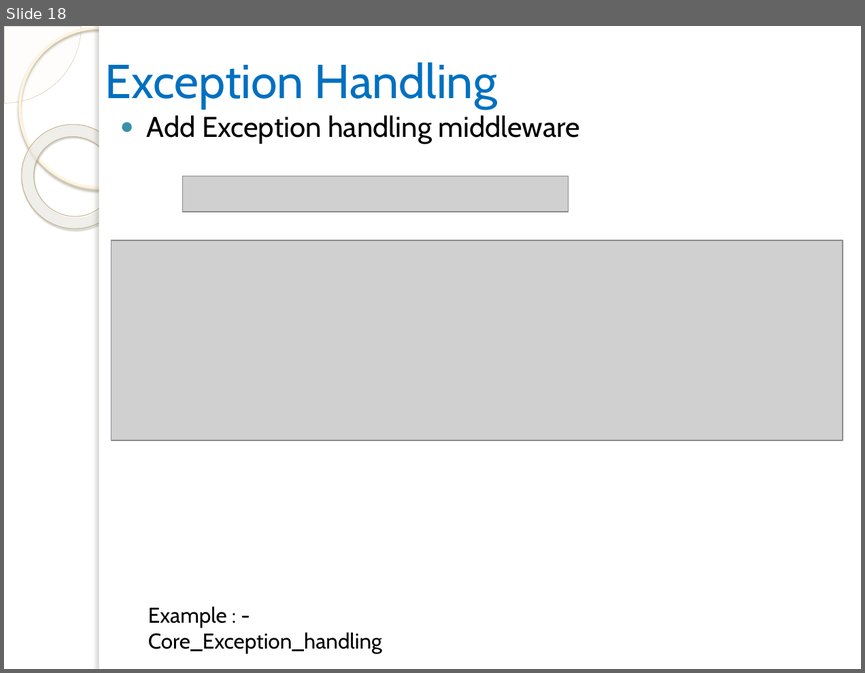
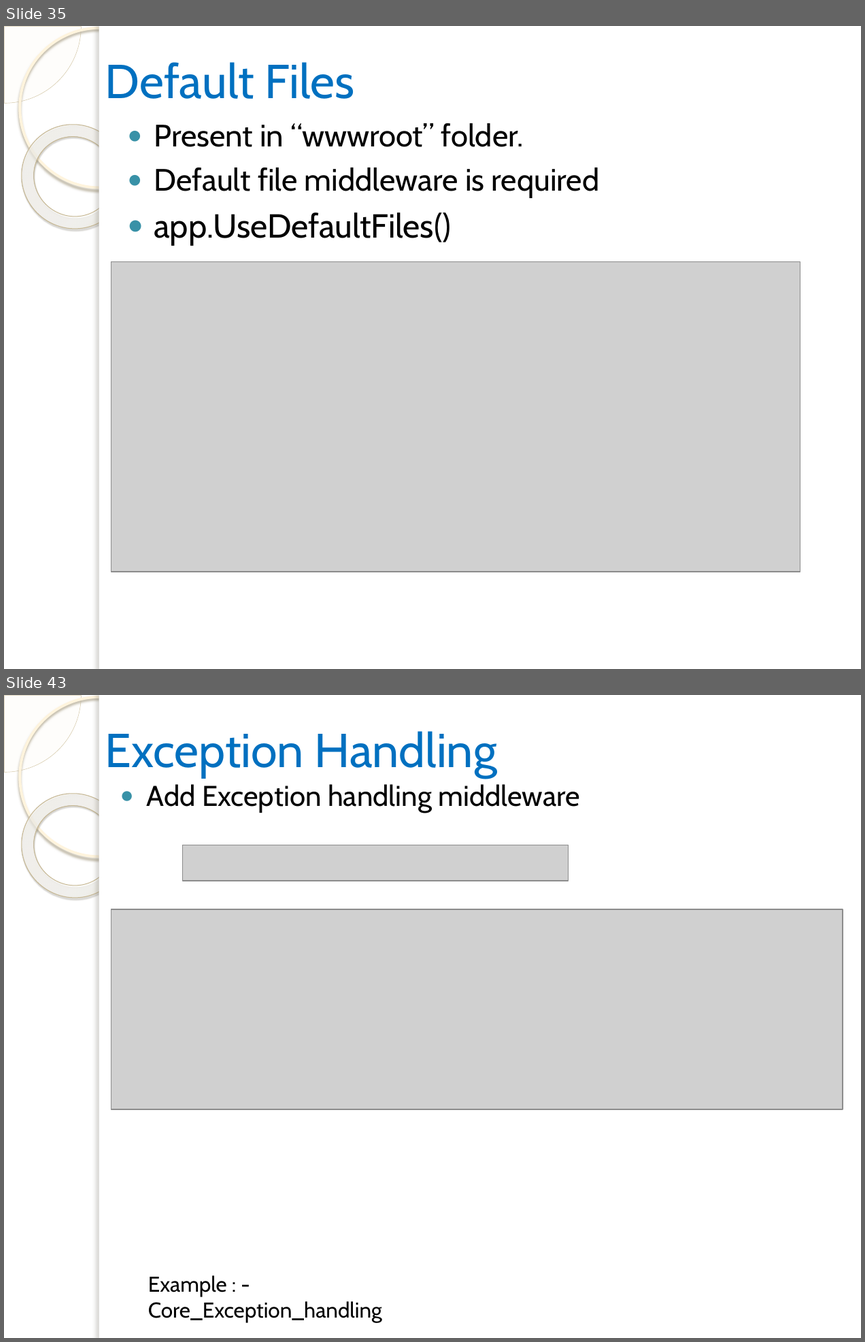
Before and after one commit to vgyureka/DotNetBig, a slide deck: CORE.pptx. Shown one above the other, each under a label of ours: slide 18 before the commit, slides 35 and 43 after it; the slides between them are not shown. The pictures are 865x673 and 865x1342 pixels, drawn with LibreOffice and Linux fonts; fonts in the diff are those of the drawing; grey boxes stand for pictures; background and template pictures are left out. Boxes give left, top, right and bottom in pixels: in the first picture for what was removed or moved away, otherwise in the second. Text is boxed around its words. In the diff, an @@ line names an element or a change of style, - is before the commit and + after.

```diff
--- a/CORE.pptx
+++ b/CORE.pptx
@@ slide 35 added at bbox=[4, 26, 861, 669], background picture (left out); not listed: 5 template elements that a slide beside it also shows @@
@@ title added at bbox=[105, 62, 355, 99], 40 pt, text #0070C0 @@
+Default Files
@@ text added at bbox=[154, 123, 600, 245], 26 pt, text #000000 @@
+● Present in “wwwroot” folder.
+● Default file middleware is required
+● app.UseDefaultFiles()
@@ picture added at bbox=[111, 261, 800, 571] @@
@@ what was slide 18 is now slide 43 @@
```
Also in this commit, not shown: 3 slides changed, 26 other slides added, 2 slides removed.
